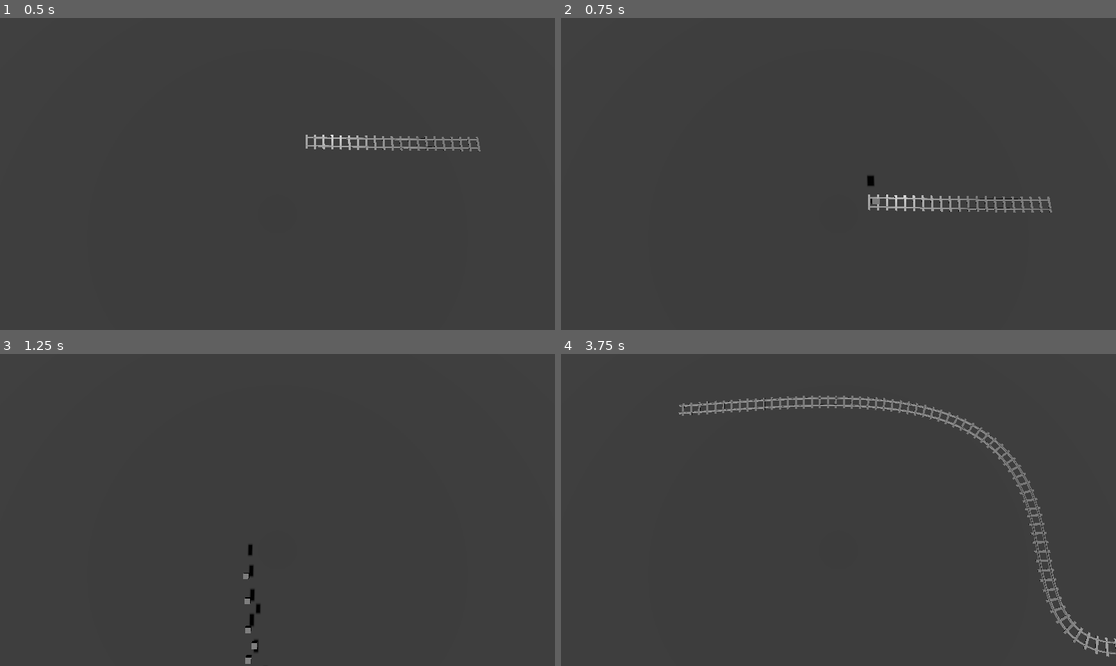
Above: before the commit, frames 1-4 (two rows, left to right).
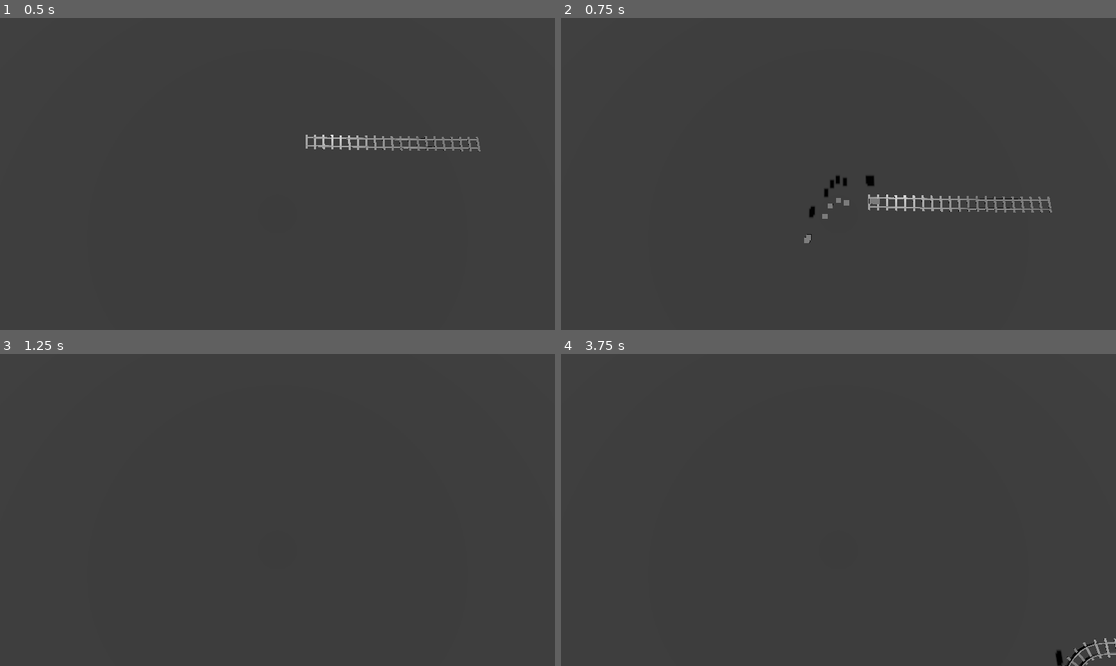
Above: after the commit, the same moments.

Repository: memlocator/trains
Game: Godot game, scene res://main.tscn
The game is run twice, just before and just after one commit, with the same random seed, the same clock (stepped at 60 frames per second) and the same inputs.
Inputs (mouse positions are in pixels of both pictures, inside the frame that each line leads up to):
- Up to frame 1 (0.5 s): no input
- Up to frame 2 (0.75 s): tap Enter at 0.5 s; move the mouse to (810, 236) at 0.52 s; hold W (move_forward) from 0.53 s (still down); click (810, 236) at 0.67 s
- Up to frame 3 (1.25 s): keep holding W (move_forward)
- Up to frame 4 (3.75 s): release W (move_forward) at 1.25 s; drag from (1005, 556) to (810, 572) at 1.27 s; move the mouse to (672, 463) at 2.02 s; hold A (move_left) 2.03-2.75 s; drag from (866, 510) to (672, 463) at 2.77 s; move the mouse to (755, 432) at 3.52 s; hold S (move_back) from 3.53 s (still down)

Frame 1 is identical in both runs. In frame 2, 0.2% of the frame differs, in the area x 43-57%, y 50-73%; in frame 3, 0.3%; in frame 4, 2.4%, in the area x 21-100%, y 13-100%.

Commit message:
adjusted control point guesstimation

Diff:
--- a/player_controller.gd
+++ b/player_controller.gd
@@ -82,7 +82,7 @@
 func validate_curve(target_curve: Curve3D, lim: float) -> bool:
 	var valid = true
 	var points = []
-	for i in range(50):
+	for i in range(3):
 		var point_pos = target_curve.sample_baked((float(i)/target_curve.get_baked_length())*target_curve.get_baked_length())
 		points.append(point_pos)
 
@@ -97,7 +97,7 @@
 		var prev_to_point = (point - prev_point).normalized()
 		var point_to_next = (next_point - point).normalized()
 		var dot_prod = point_to_next.dot(prev_to_point)
-		if dot_prod < lim and dot_prod != 0:
+		if dot_prod < lim:
 			valid = false
 			break
 
@@ -137,7 +137,7 @@
 		var signed_dot = dot_prod*dot_right_prod
 		dist = dot_prod*dot_right_prod*-preview_curve.get_baked_length()
 
-		var out_point = vec*abs(dist) + vec*(1-dot_prod)*-curve_tightness*dot_prod
+		var out_point = vec*abs(dist) + vec*(1-dot_prod)*-(curve_tightness/4)*dot_prod
 		var in_point = right_vec*dist - vec*curve_tightness*-dot_prod#.lerp(-out_point*(dist/10), 0.5)#(prev-curr).lerp(out_point, dist/10)
 		##control point calcs complete
 
